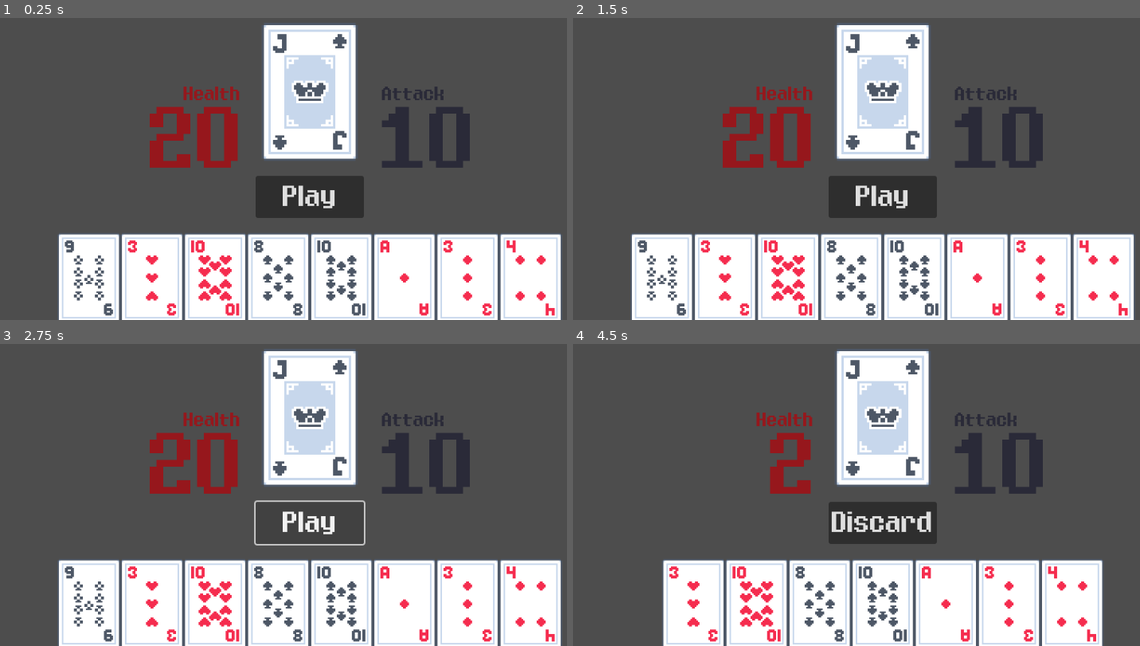
Above: before the commit, frames 1-4 (two rows, left to right).
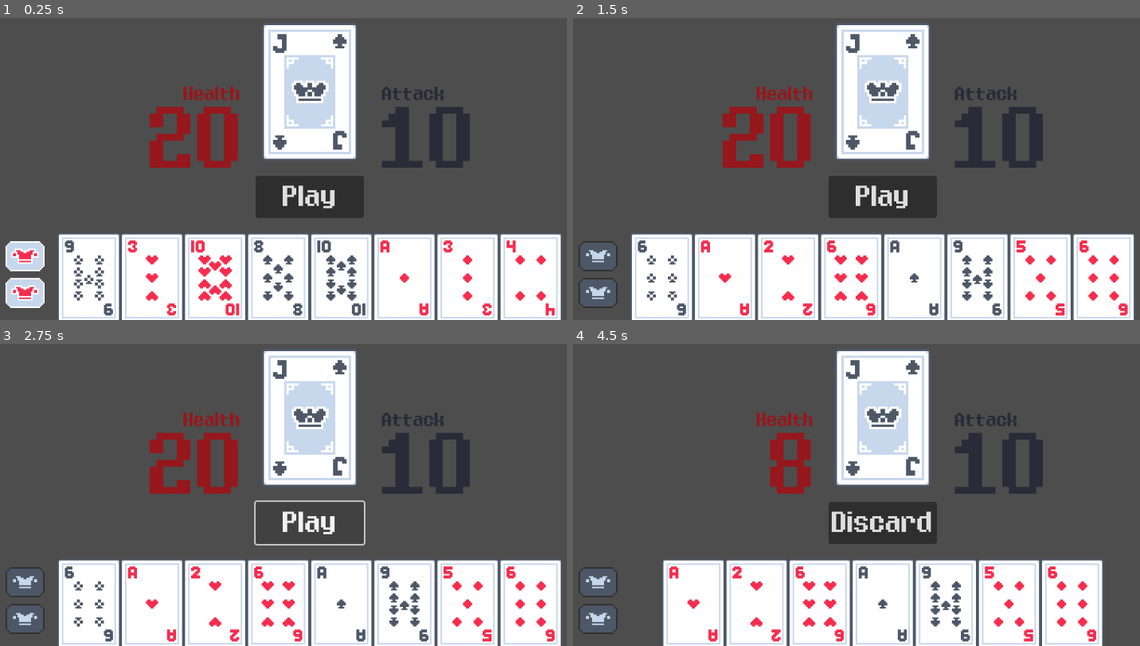
Above: after the commit, the same moments.

Repository: austintian03/regicide-clone
Game: Godot game, scene res://scenes/game.tscn
Same seed, same stepped clock (60 frames per second), same inputs: the game is played once before the commit and once after it.
Inputs (mouse positions are in pixels of both pictures, inside the frame that each line leads up to):
- Up to frame 1 (0.25 s): no input
- Up to frame 2 (1.5 s): click (595, 256) at 0.52 s; click (595, 292) at 1.27 s
- Up to frame 3 (2.75 s): click "Play" at 2 s
- Up to frame 4 (4.5 s): click "Play" at 2.75 s; click "Play" at 3.5 s; tap Enter at 4.25 s; move the mouse to (663, 603) at 4.27 s; press the mouse at (663, 603) at 4.28 s

The runs differ from the first frame. In frame 1, 1.3% of the frame differs, in the area x 0-8%, y 73-97%; in frame 2, 4.2%; in frame 3, 4.2%; in frame 4, 4.2%, in the area x 0-93%, y 36-99%.

Commit message:
Add JokerButton(s) to Game scene and implement _on_joker_effect

Diff:
--- a/scenes/game.tscn
+++ b/scenes/game.tscn
@@ -1,8 +1,9 @@
-[gd_scene load_steps=5 format=3 uid="uid://bil1xv3khbk0v"]
+[gd_scene load_steps=6 format=3 uid="uid://bil1xv3khbk0v"]
 
 [ext_resource type="Script" uid="uid://gb7octs05p8b" path="res://scripts/game.gd" id="1_lnu2h"]
 [ext_resource type="PackedScene" uid="uid://d2l0peexqj83j" path="res://scenes/hand_ui.tscn" id="2_yqjtg"]
 [ext_resource type="PackedScene" uid="uid://cb06iatai6s6i" path="res://scenes/boss_card.tscn" id="3_lnu2h"]
+[ext_resource type="PackedScene" uid="uid://bb5ubpk1nmxa3" path="res://scenes/joker_button.tscn" id="4_iywne"]
 [ext_resource type="Theme" uid="uid://dwui6ncqwsy6b" path="res://main_theme.tres" id="4_lbhrr"]
 
 [node name="Game" type="Node2D"]
@@ -45,6 +46,18 @@
 theme = ExtResource("4_lbhrr")
 disabled = true
 text = "Discard"
+
+[node name="JokerButton" parent="CanvasLayer" instance=ExtResource("4_iywne")]
+offset_left = 19.0
+offset_top = 375.0
+offset_right = -7.016
+offset_bottom = 355.0
+
+[node name="JokerButton2" parent="CanvasLayer" instance=ExtResource("4_iywne")]
+offset_left = 19.0
+offset_top = 424.0
+offset_right = -7.016
+offset_bottom = 404.0
 
 [node name="BossUI" type="CanvasLayer" parent="."]
 
--- a/scripts/game.gd
+++ b/scripts/game.gd
@@ -7,6 +7,9 @@
 @onready var boss_card: BossCard = $BossUI/BossCard
 @onready var health_text: Label = $BossUI/HealthLabel/HealthText
 @onready var attack_text: Label = $BossUI/AttackLabel/AttackText
+
+@onready var joker_button: TextureButton = $CanvasLayer/JokerButton
+@onready var joker_button_2: TextureButton = $CanvasLayer/JokerButton2
 
 # relevant card piles
 var deck := CardPile.new("Deck")
@@ -30,6 +33,7 @@
 	Events.connect("cards_played", _on_cards_played)
 	Events.connect("boss_card_damaged", _on_boss_card_damaged)
 	Events.connect("cards_discarded", _on_cards_discarded)
+	Events.connect("joker_effect", _on_joker_effect)
 
 	# populate player deck with cards and draw starting hand
 	populate(deck, NUMS)
@@ -54,6 +58,10 @@
 func _on_cards_discarded(discarded_cards: Array[CardResource]) -> void:
 	discard.add_cards(discarded_cards)
 	swap_buttons()
+
+func _on_joker_effect() -> void:
+	discard.add_cards(hand.discard_all())
+	fill_hand()
 
 # game effect functions
 # these process game logic/rules using the values passed alongside the emitted game event signals
